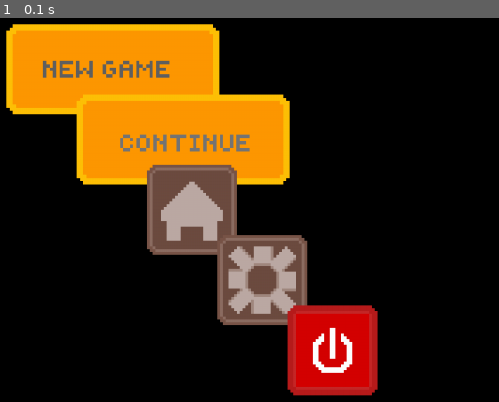
Above: before the commit, frame 1.
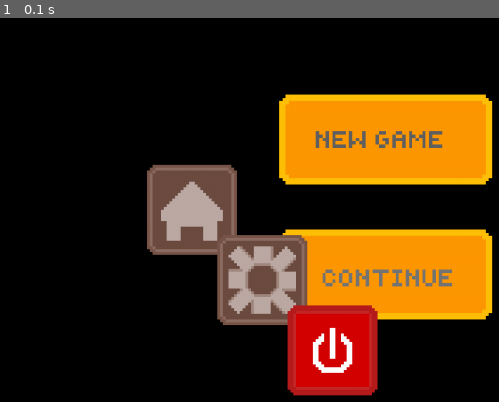
Above: after the commit, the same moment.

Repository: VladislavTuzov/PyGame
Game: pygame game, started from main.py
Two runs of this game, one before a commit and one after it. Both use one fixed random seed, a clock stepped at 60 frames per second and the inputs below.
Inputs:
- Up to frame 1 (0.1 s): no input

The runs differ from the first frame. In frame 1, 36% of the frame differs, in the area x 1-99%, y 1-79%.

Commit message:
test 128px height buttons

Diff:
--- a/main.py
+++ b/main.py
@@ -116,8 +116,17 @@
 	pygame.display.set_caption('Menu Test')
 	clock = pygame.time.Clock()
 
-	new_game_button = MenuButton('new_game', x=100, y=100)
-	continue_button = MenuButton('continue', x=200, y=200)
+	screen_rect = screen.get_rect()
+	screen_width, screen_height = screen_rect.width, screen_rect.height
+
+	new_game_button = MenuButton('new_game')
+	new_game_button.rect.x = (screen_width - new_game_button.rect.width) // 2
+	new_game_button.rect.y = screen_height // 2 - new_game_button.rect.height * 1.25
+
+	continue_button = MenuButton('continue')
+	continue_button.rect.x = (screen_width - continue_button.rect.width) // 2
+	continue_button.rect.y = screen_height // 2 + continue_button.rect.height // 4
+
 	home_button = MenuButton('home', x=300, y=300)
 	settings_button = MenuButton('settings', x=400, y=400)
 	exit_button = MenuButton('exit', x=500, y=500)
